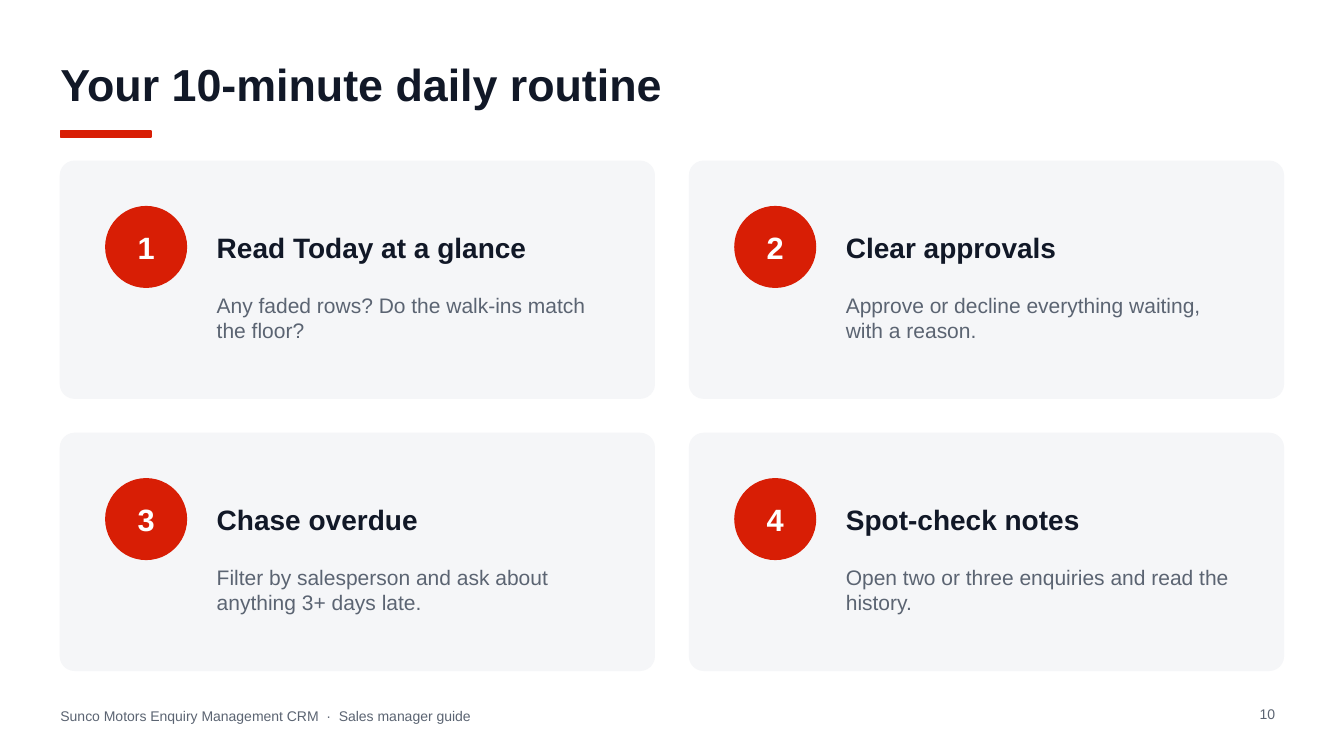
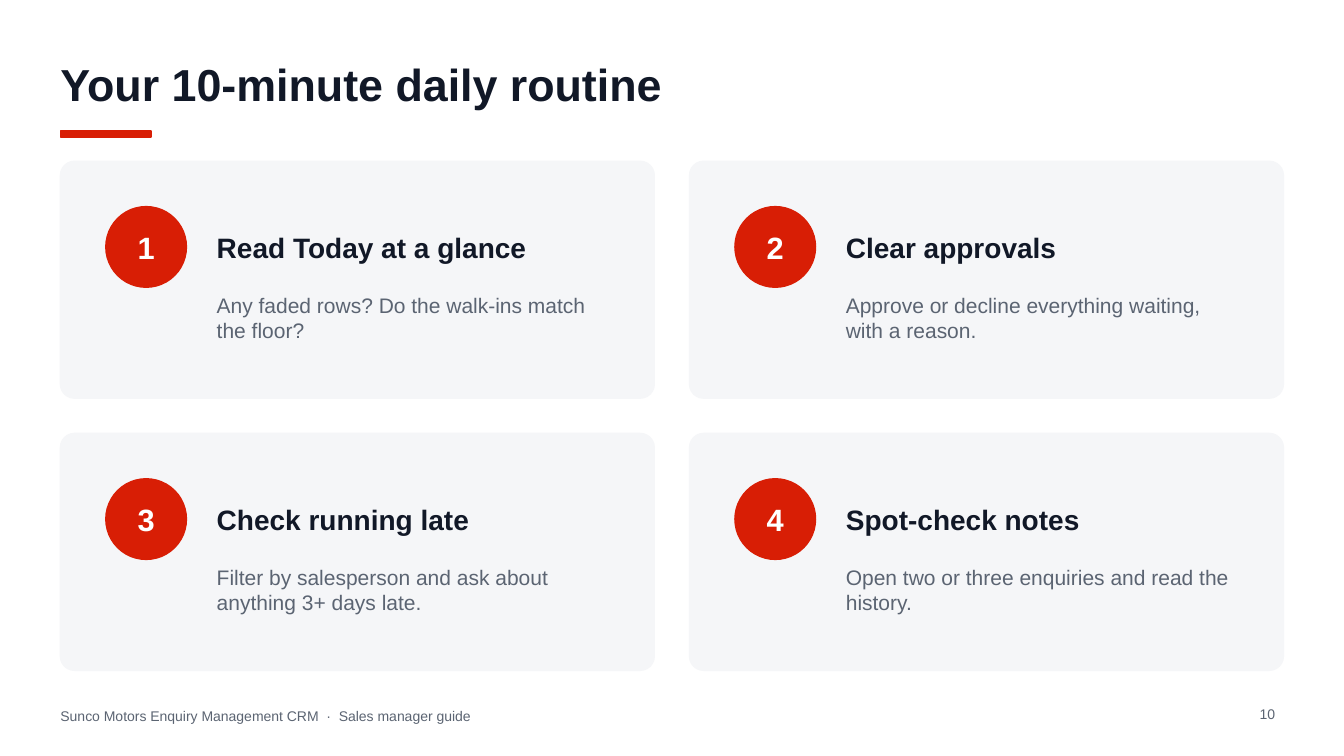
Before and after one commit to jakeeeecurran/walkin-management, a slide deck: slide 10 of docs/training/Sunco-Motors-Enquiry-CRM-Sales-Manager-Guide.pptx. Drawn at 1344x756 pixels with LibreOffice and Linux fonts; fonts in the diff are those of the drawing. Boxes give left, top, right and bottom in pixels: in the first picture for what was removed or moved away, otherwise in the second. Text is boxed around its words. In the diff, an @@ line names an element or a change of style, - is before the commit and + after.

```diff
--- a/docs/training/Sunco-Motors-Enquiry-CRM-Sales-Manager-Guide.pptx
+++ b/docs/training/Sunco-Motors-Enquiry-CRM-Sales-Manager-Guide.pptx
@@ text at box(217, 509, 469, 535): text changed @@
-Chase overdue
+Check running late
```
Also in this commit, not shown: 7 other slides changed, 1 slide added, 3 other files.
